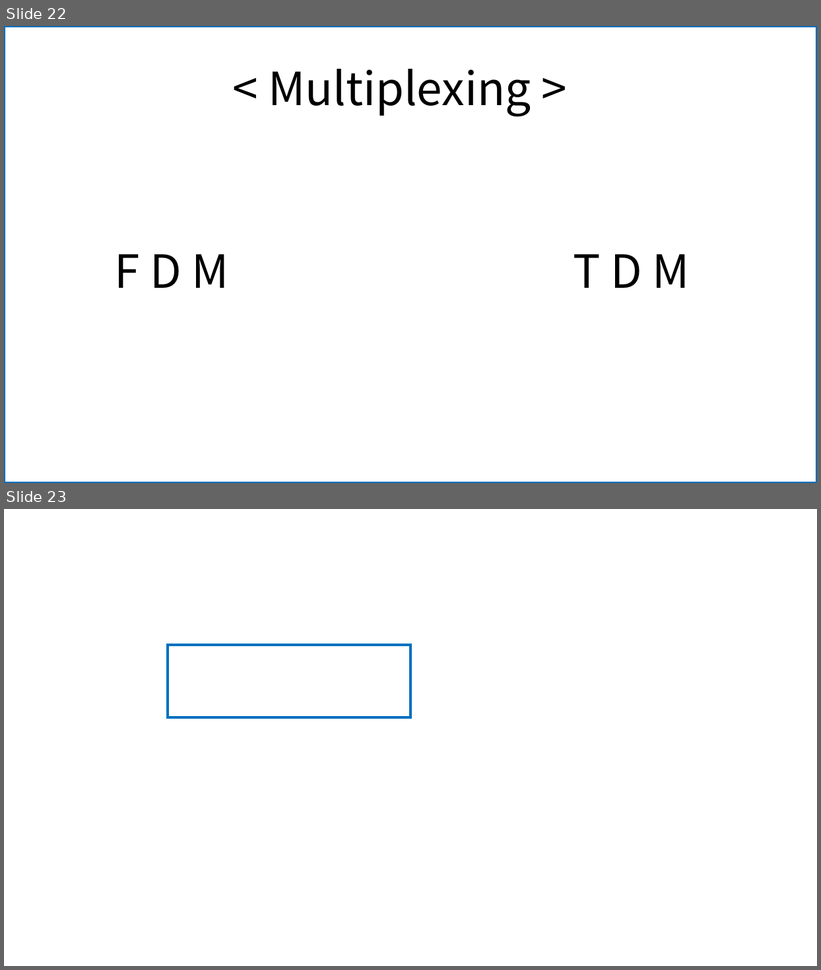
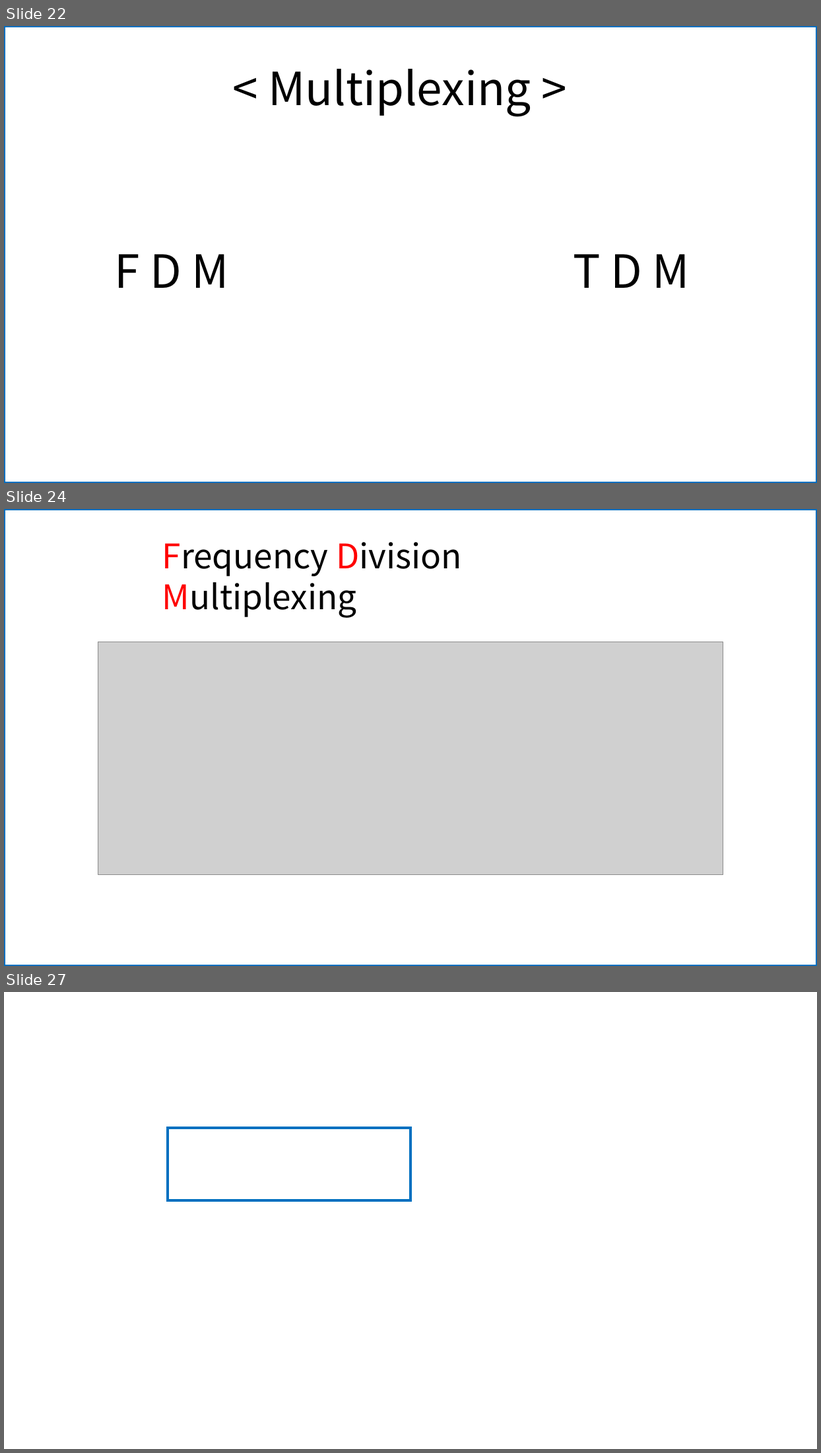
Before and after one commit to SSH1997/boostcamp_CS_study_files, a slide deck: 1. 네트워크/J103_RemoteSignal.pptx. Shown one above the other, each under a label of ours: slides 22 and 23 before the commit, slides 22, 24 and 27 after it; the slides between them are not shown. The pictures are 821x970 and 821x1453 pixels, drawn with LibreOffice and Linux fonts; fonts in the diff are those of the drawing; grey boxes stand for pictures; background and template pictures are left out. Boxes give left, top, right and bottom in pixels: in the first picture for what was removed or moved away, otherwise in the second. Text is boxed around its words. In the diff, an @@ line names an element or a change of style, - is before the commit and + after.

```diff
--- a/1. 네트워크/J103_RemoteSignal.pptx
+++ b/1. 네트워크/J103_RemoteSignal.pptx
@@ slide 24 added at (4, 509, 817, 966), background #FFFFFF @@
@@ rectangle added at (4, 509, 817, 966), outline #0070C0 3 pt @@
@@ text added at (162, 542, 462, 618), 40 pt, text #000000 @@
+Frequency Division Multiplexing
@@ picture added at (98, 642, 724, 875) @@
@@ what was slide 23 is now slide 27 @@
```
Also in this commit, not shown: 3 other slides added.
